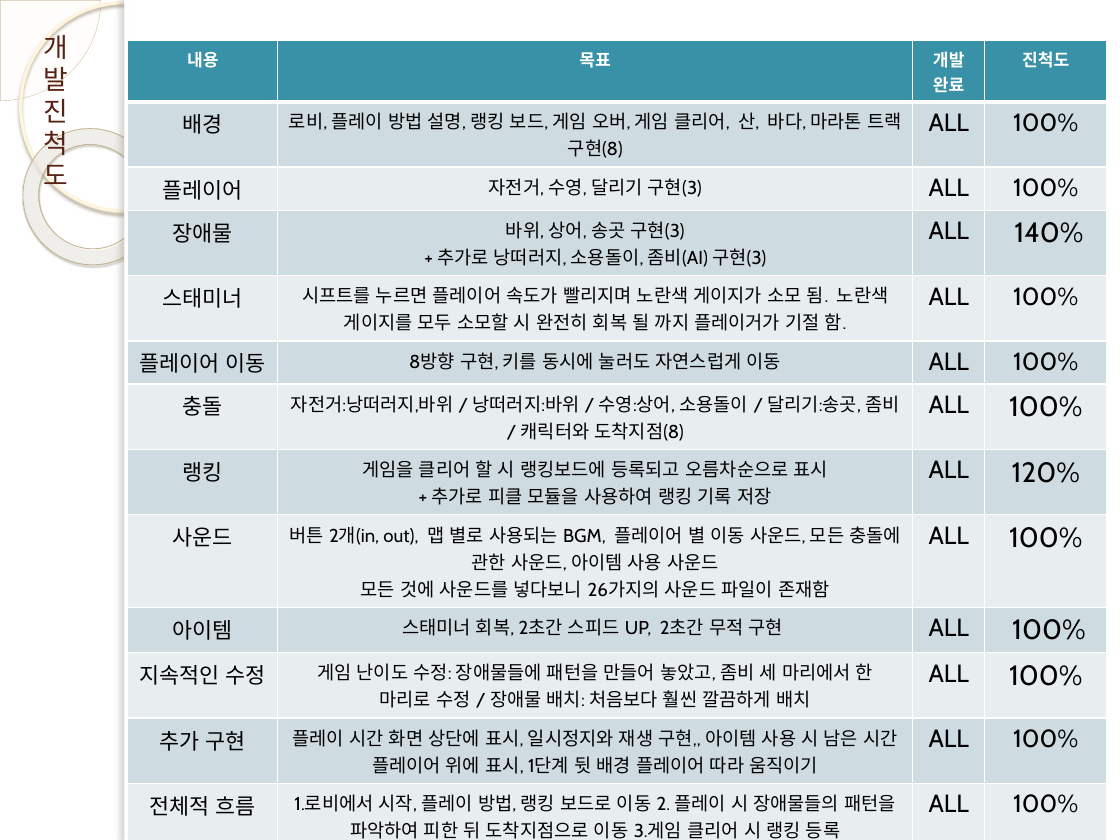
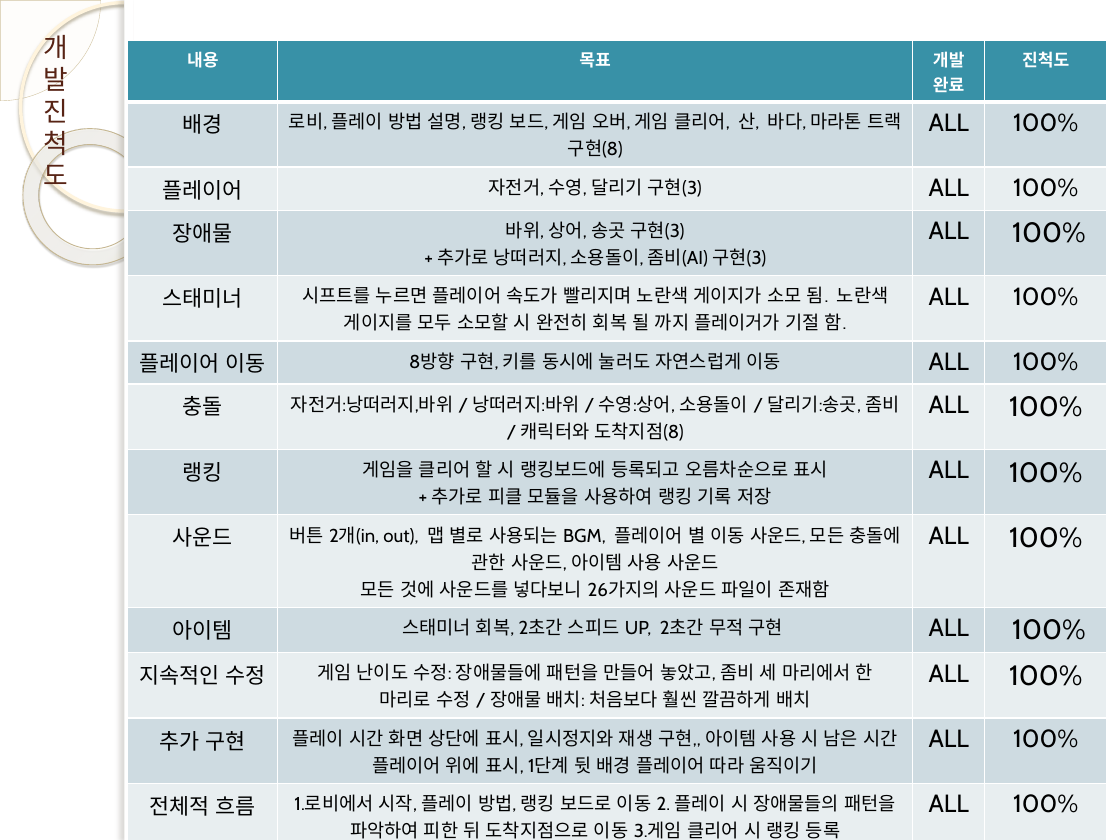
Before and after one commit to Ending7/2DGame_Team_Project, a slide deck: slide 1 of 3차발표/2DGame_Project 3차 발표 ppt(2018184042_장진영).pptx. Drawn at 1120x840 pixels with LibreOffice and Linux fonts; fonts in the diff are those of the drawing; background and template pictures are left out. Boxes give left, top, right and bottom in pixels: in the first picture for what was removed or moved away, otherwise in the second. Text is boxed around its words. In the diff, an @@ line names an element or a change of style, - is before the commit and + after.

```diff
--- a/3차발표/2DGame_Project 3차 발표 ppt(2018184042_장진영).pptx
+++ b/3차발표/2DGame_Project 3차 발표 ppt(2018184042_장진영).pptx
@@ table at [128,40,1107,840] @@
-row 4, column 4: 140%
+row 4, column 4: 100%
-row 8, column 4: 120%
+row 8, column 4: 100%
```
Also in this commit, not shown: 1 other file.
